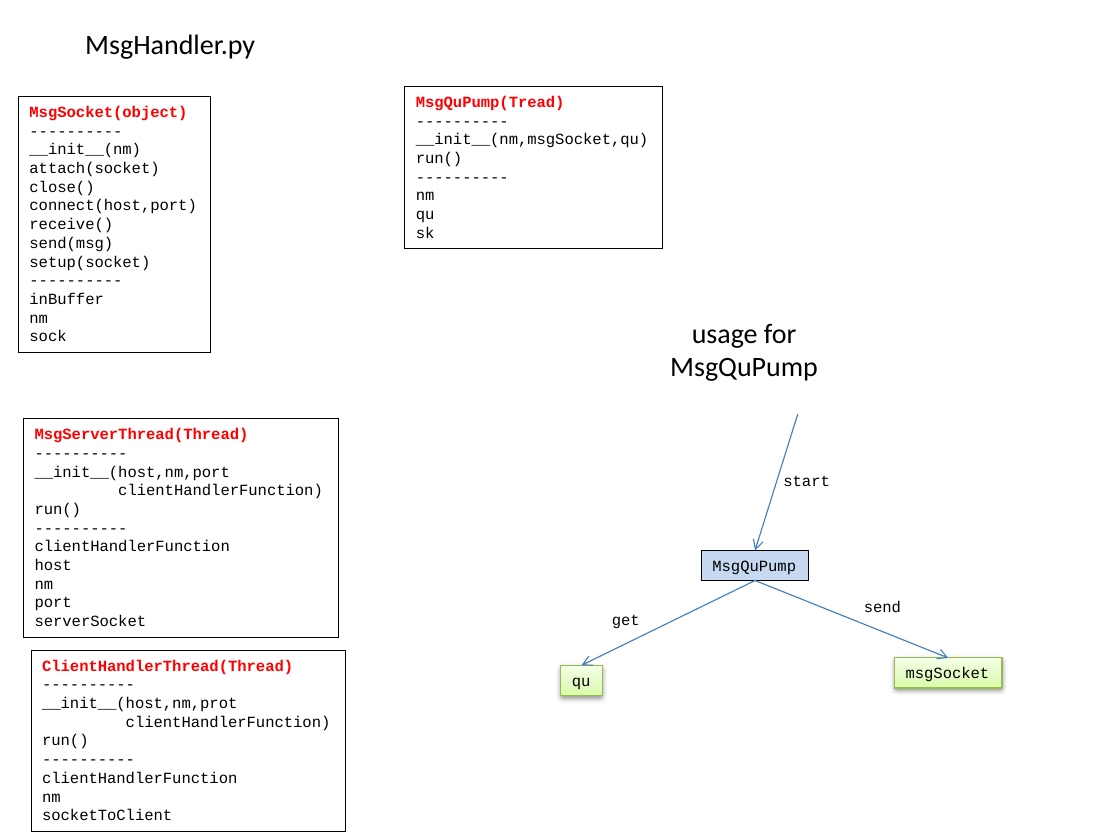
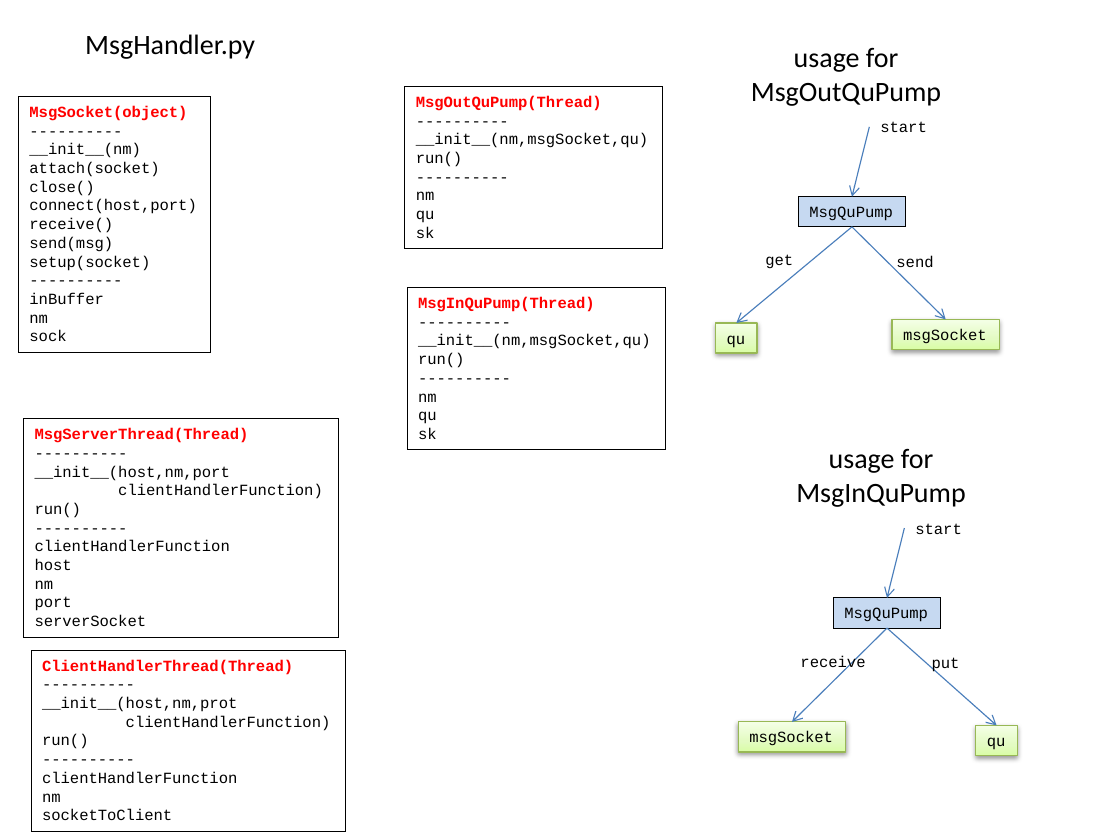
Before and after one commit to mlozborne/motin, a slide deck: slide 4 of Scripting/ScriptingDocumenation/DesignDiagrams.pptx. Drawn at 1120x840 pixels with LibreOffice and Linux fonts; fonts in the diff are those of the drawing. Boxes give left, top, right and bottom in pixels: in the first picture for what was removed or moved away, otherwise in the second. Text is boxed around its words. In the diff, an @@ line names an element or a change of style, - is before the commit and + after.

```diff
--- a/Scripting/ScriptingDocumenation/DesignDiagrams.pptx
+++ b/Scripting/ScriptingDocumenation/DesignDiagrams.pptx
@@ text "usage for" moved from (x1=670, y1=323, x2=818, y2=381) to (x1=751, y1=47, x2=941, y2=106) @@
@@ text at (x1=751, y1=83, x2=941, y2=106): text changed @@
-MsgQuPump
+MsgOutQuPump
@@ text in rectangle at (x1=416, y1=96, x2=602, y2=111): text changed @@
-MsgQuPump(Tread)
+MsgOutQuPump(Thread)
@@ text "start" moved from (x1=783, y1=475, x2=830, y2=486) to (x1=880, y1=121, x2=927, y2=132) @@
@@ arrow moved from (797, 414) - (755, 550) to (869, 127) - (852, 197) @@
@@ rectangle "MsgQuPump" moved from (x1=701, y1=550, x2=809, y2=580) to (x1=799, y1=197, x2=906, y2=227) @@
@@ arrow moved from (755, 580) - (581, 665) to (852, 227) - (736, 323) @@
@@ arrow moved from (755, 580) - (949, 657) to (852, 227) - (945, 319) @@
@@ text "get" moved from (x1=612, y1=614, x2=640, y2=629) to (x1=765, y1=254, x2=793, y2=269) @@
@@ text "send" rewrapped from (x1=864, y1=600, x2=901, y2=613) to (x1=896, y1=255, x2=933, y2=272) @@
@@ rectangle added at (x1=407, y1=288, x2=665, y2=450), outline #000000 0.75 pt, 10 pt, text #000000 @@
+MsgInQuPump(Thread)
+----------
+__init__(nm,msgSocket,qu)
+run()
+----------
+nm
+qu
+sk
@@ rectangle "qu" moved from (x1=561, y1=665, x2=603, y2=696) to (x1=716, y1=323, x2=757, y2=353) @@
@@ rectangle "msgSocket" moved from (x1=895, y1=657, x2=1002, y2=688) to (x1=892, y1=319, x2=999, y2=349) @@
@@ text added at (x1=796, y1=448, x2=965, y2=507), 18 pt, text #000000 @@
+usage for
+MsgInQuPump
@@ arrow added from (904, 529) to (887, 598), #4B7EBC 0.75 pt @@
@@ text added at (x1=915, y1=523, x2=962, y2=534), 10 pt, text #000000 @@
+start
@@ rectangle added at (x1=833, y1=598, x2=941, y2=628), fill #C6D9F1, outline #000000 0.75 pt, 10 pt, text #000000 @@
+MsgQuPump
@@ arrow added from (887, 628) to (792, 722), #4B7EBC 0.75 pt @@
@@ arrow added from (887, 628) to (997, 726), #4B7EBC 0.75 pt @@
@@ text added at (x1=800, y1=655, x2=865, y2=672), 10 pt, text #000000 @@
+receive
@@ text added at (x1=932, y1=657, x2=960, y2=674), 10 pt, text #000000 @@
+put
@@ rectangle added at (x1=738, y1=722, x2=846, y2=753), fill gradient #DAFDA7 to #E4FCC2 to #F5FFE7, outline #98B955 0.75 pt, 10 pt, text #000000 @@
+msgSocket
@@ rectangle added at (x1=976, y1=726, x2=1017, y2=756), fill gradient #DAFDA7 to #E4FCC2 to #F5FFE7, outline #98B955 0.75 pt, 10 pt, text #000000 @@
+qu
```
Also in this commit, not shown: 1 other slide changed, 1 slide added, 1 slide removed, 2 other files.
